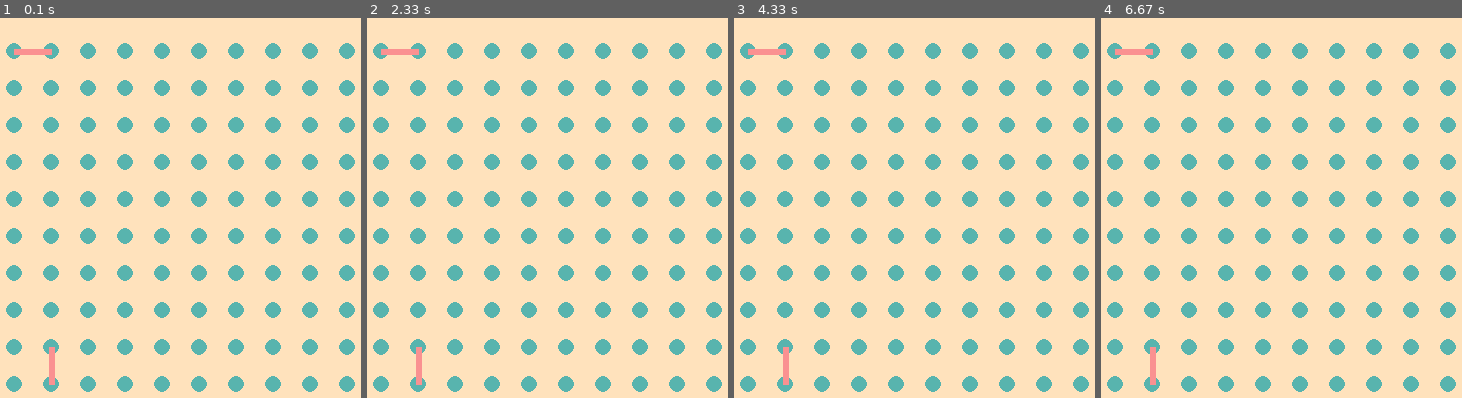
Above: before the commit, frames 1-4 (left to right).
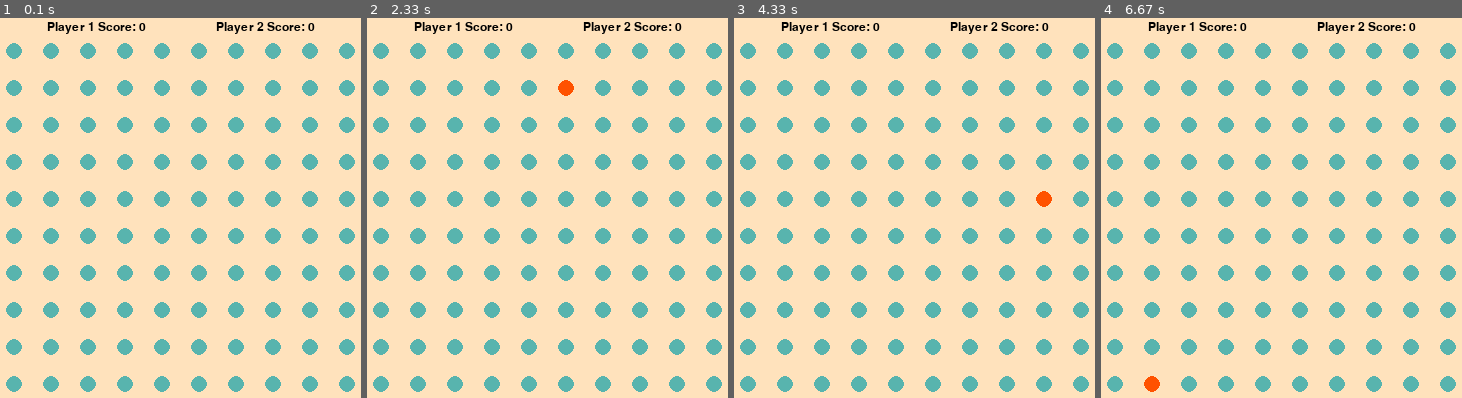
Above: after the commit, the same moments.

Repository: CetialphaV/ChessGame
Game: pygame game, started from dotsAndBoxes copy/dotUIMain.py
The game is run twice, just before and just after one commit, with the same random seed, the same clock (stepped at 60 frames per second) and the same inputs.
Inputs (mouse positions are in pixels of both pictures, inside the frame that each line leads up to):
- Up to frame 1 (0.1 s): no input
- Up to frame 2 (2.33 s): click (547, 219) at 0.43 s; click (453, 219) at 0.78 s; click (424, 158) at 1.15 s; click (695, 360) at 1.52 s; click (554, 82) at 1.88 s; click (529, 322) at 2.25 s
- Up to frame 3 (4.33 s): click (856, 135) at 3.12 s; click (1019, 181) at 3.48 s; click (1037, 208) at 3.85 s
- Up to frame 4 (6.67 s): move the mouse to (1165, 139) at 4.6 s; click (1165, 139) at 4.72 s; move the mouse to (1299, 200) at 4.97 s; click (1299, 200) at 5.08 s; click (1165, 192) at 5.45 s; click (1158, 367) at 6.32 s; move the mouse to (1220, 86) at 6.57 s

The runs differ from the first frame. In frame 1, 1.0% of the frame differs, in the area x 3-88%, y 1-97%; in frame 2, 1.1%; in frame 3, 1.1%; in frame 4, 1.1%.

Commit message:
finished basic UI interaction

Diff:
--- a/dotsAndBoxes copy/dotUIMain.py
+++ b/dotsAndBoxes copy/dotUIMain.py
@@ -1,6 +1,5 @@
 from pygameSupport import PygameEnviroment as env
 import pygame
-from math import ceil
 from dots_boxes_logic import *
 
 
@@ -8,10 +7,13 @@
     blockSize = 60
     backgroundColor = (255, 226, 188)
     dotColor = (88, 180, 174)
+    selectedDotColor = (255, 82, 0)
     lineColor = (250, 145, 145)
+    textColor = (0, 0, 0)
+    RENDEREVENT = pygame.USEREVENT + 1
 
 
-    def __init__(self):
+    def __init__(self, aiPlaying=False):
         self.numDots = 10
         self.screenMuliplier = 40
         self.size = self.numDots * self.screenMuliplier
@@ -25,8 +27,11 @@
         self.positionSelected = None
         self.playerTurn = 0
         self.board = board_maker(self.numDots, self.numDots)
-        self.board[0][0] = 2
-        self.board[1][8] = 7
+        self.dotSelected = None
+        self.aiPlaying = aiPlaying
+        self.player1Score = 0
+        self.player2Score = 0
+        self.fontSize = int(self.dotSize * 1.5)
 
 
 
@@ -35,6 +40,7 @@
         self.drawDots()
         self.drawLines()
         self.environment.renderChildren()
+        self.displayScore()
         pygame.display.flip()
 
 
@@ -43,13 +49,33 @@
             for dotColumnNum in range(self.numDots):
                 dotPostionX = self.screenBuffer + self.spaceBetweenDots * dotRowNum
                 dotPostionY = self.screenBuffer + self.spaceBetweenDots * dotColumnNum
-                pygame.draw.circle(self.environment.display, self.dotColor, (dotPostionX, dotPostionY), self.dotSize)
+                dotPos = (dotPostionX, dotPostionY)
+
+                if self.dotSelected and (dotRowNum == int(self.dotSelected[0])) and (dotColumnNum == int(self.dotSelected[1])):
+
+                    pygame.draw.circle(self.environment.display, self.selectedDotColor, dotPos, self.dotSize)
+                else:
+                    pygame.draw.circle(self.environment.display, self.dotColor, dotPos, self.dotSize)
 
 
     def drawLines(self):
         for xLoc, row in enumerate(self.board):
             for yLoc, value in enumerate(row):
                 self.drawLine((xLoc, yLoc), value)
+
+    def message_display(self, text, pos, fontSize, bottomLeftAlignment=True):
+        largeText = pygame.font.Font('freesansbold.ttf', fontSize)
+        textSurface = largeText.render(text, True, self.textColor)
+        textRect = textSurface.get_rect()
+        if bottomLeftAlignment:
+            textRect.bottomleft = pos
+        else:
+            textRect.bottomright = pos
+        self.environment.display.blit(textSurface, textRect)
+
+    def displayScore(self):
+        self.message_display(f"Player 1 Score: {self.player1Score}", (int((self.screenBuffer * 2)), int(self.screenBuffer/2)), self.fontSize)
+        self.message_display(f"Player 2 Score: {self.player1Score}", (int(self.size - self.screenBuffer * 2), int(self.screenBuffer / 2)), self.fontSize, False)
 
 
     def getDotsForLocation(self, location):
@@ -75,18 +101,55 @@
             pygame.draw.line(self.environment.display, self.lineColor, dotLocations["topLeft"], dotLocations["bottomLeft"], self.lineWidth)
 
     def userClickedLocation(self, location):
-        xDotLoc1 = int((location[0] - self.screenBuffer) / self.spaceBetweenDots)
-        yDotLoc1 = int((location[1] - self.screenBuffer) / self.spaceBetweenDots)
-        xDotLoc2 = ceil((location[0] - self.screenBuffer) / self.spaceBetweenDots)
-        yDorLoc2 = ceil((location[1] - self.screenBuffer) / self.spaceBetweenDots)
-        squareLoc = (xDotLoc1, yDotLoc1)
-        direction = 0
-        if xDotLoc1 < xDotLoc2:
-            print("Top")
-            print("Bottom")
+        xDotLoc = (location[0] - self.screenBuffer) / self.spaceBetweenDots
+        yDotLoc = (location[1] - self.screenBuffer) / self.spaceBetweenDots
+        if not self.dotSelected:
+            self.dotSelected = (round(xDotLoc), round(yDotLoc))
+        elif self.dotSelected == (round(xDotLoc), round(yDotLoc)):
+            self.dotSelected = None
+        else:
+            secondDot = (round(xDotLoc), round(yDotLoc))
+            moveDirection = self.checkForValidMove(self.dotSelected, secondDot)
+            if moveDirection:
+                if ((secondDot[0] < self.dotSelected[0]) and (moveDirection == 2)) or ((secondDot[1] < self.dotSelected[1]) and (moveDirection == 7)):
+                    squarePos = (int(secondDot[0]), int(secondDot[1]))
+                else:
+                    squarePos = (int(self.dotSelected[0]), int(self.dotSelected[1]))
+                self.playerMadeMove(squarePos, moveDirection)
+                self.dotSelected = None
+            else:
+                self.dotSelected = None
 
 
+    def playerMadeMove(self, location, moveType):
+        if location[1] >= (self.numDots - 1):
+            self.board[(location[0], location[1]-1)] = 5
+        elif location[0] >= (self.numDots - 1):
+            self.board[(location[0]-1, location[1])] = 3
+        else:
+            self.board[location] = moveType
 
+        if self.playerTurn == 0:
+            self.playerTurn = 1
+        else:
+            self.playerTurn = 0
+
+    def checkForValidMove(self, dot1, dot2):
+        moveDirection = None
+        if (abs(dot1[0] - dot2[0]) == 1) and (dot1[1] == dot2[1]):
+            moveDirection = 2
+        elif (dot1[0] == dot2[0]) and (abs(dot1[1] - dot2[1]) == 1):
+            moveDirection = 7
+
+
+        return moveDirection
+
+
+    def aiMakeMove(self, pos, move):
+        pass
+
+    def getState(self):
+        pass
 
 
     def run(self):
@@ -96,7 +159,7 @@
         """
         self.environment.runEnviroment()
         self.environment.backgroundColor = self.backgroundColor
-
+        pygame.time.set_timer(self.RENDEREVENT, 200)
 
         self.updateGameScreen()
 
@@ -106,11 +169,11 @@
                 if event.type == pygame.QUIT:
                     self.done = True
 
-                if event.type == pygame.MOUSEBUTTONDOWN:
+                if event.type == self.RENDEREVENT:
+                    self.updateGameScreen()
+
+                if event.type == pygame.MOUSEBUTTONDOWN and (not self.aiPlaying):
                     self.userClickedLocation(event.pos)
-
-
-
 
 
         self.environment.quit()
